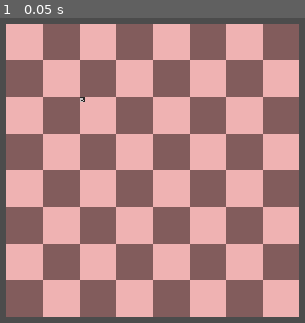
Above: before the commit, frame 1.
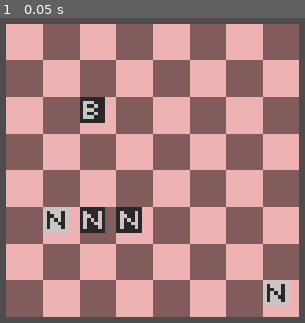
Above: after the commit, the same moment.

Repository: BumboBlast/godot-chess-engine
Game: Godot game, scene res://REALchess.tscn
The game is run twice, just before and just after one commit, with the same random seed, the same clock (stepped at 60 frames per second) and the same inputs. The project has no main scene, so this scene is started directly.
Inputs:
- Up to frame 1 (0.05 s): no input

The runs differ from the first frame. In frame 1, 3.6% of the frame differs, in the area x 14-95%, y 25-95%.

Commit message:
pieces are named correctly

Diff:
--- a/Board.gd
+++ b/Board.gd
@@ -105,16 +105,31 @@
 
 
 
+func increment_name(pieceName: String):
+	var increment = 1
+
+	for p in $AllPieces.get_children():
+		if (p.name.begins_with(pieceName)):
+			increment = increment + 1
+
+	return pieceName + String(increment)
+
+
+
+
+
 func instance_piece(name: String, parity: String):
 	var newPiece = NEWPIECE.instance()
-	newPiece.set_name(name)
+	newPiece.set_name(increment_name(name))
+	$AllPieces.add_child(newPiece)
+
+
 	if (parity == "Dark"):
 		newPiece.parity = true
 	else:
 		newPiece.parity = false
 
 	newPiece.loadTexture()
-	$AllPieces.add_child(newPiece)
 	allPieces.append(newPiece)
 
 
@@ -139,10 +154,41 @@
 
 
 
+# clear all the pieces from all containers
+# free all piece nodes from memory
+func wipeBoard():
+	for p in $AllPieces.get_children():
+
+		for _index in range(0, self.allPieces.size()):
+			if (p == allPieces[_index]):
+				allPieces.remove(_index)
+				break
+
+		p.queue_free()
+
+
+
+
+
+func loadFen(fen: String):
+	wipeBoard()
+	pass
+
+
+
+
+
 
 func _ready():
 
 	set_board_size(0.80)
 	set_board_position(0.10, 0.10)
 
+
+
+
 	add_piece("Bishop", "Dark", "C3")
+	add_piece("Knight", "Light", "H8")
+	add_piece("Knight", "Dark", "D6")
+	add_piece("Knight", "Dark", "C6")
+	add_piece("Knight", "Light", "B6")
--- a/Piece.gd
+++ b/Piece.gd
@@ -86,7 +86,7 @@
 func update_piece_sprite_rect():
 	self.spriteRect = Rect2(
 		self.get_position(),
-		$PieceSprite.get_texture().get_size() * self.get_scale()
+		$PieceSprite.get_region_rect().size * self.get_scale()
 	)
 	# node and sprite should share same coords (weird)
 
@@ -103,6 +103,12 @@
 	$PieceSprite.texture = tex
 	$PieceSprite.set_region(true)
 	$PieceSprite.set_region_rect(spriteSheetRect)
+	$PieceSprite.visible = true
+
+	#board scale
+	var new_scale = get_parent().get_parent().get_scale()
+
+	$PieceSprite.set_scale(new_scale)
 	update_piece_sprite_rect()
 
 
Not shown, changed: README.md
